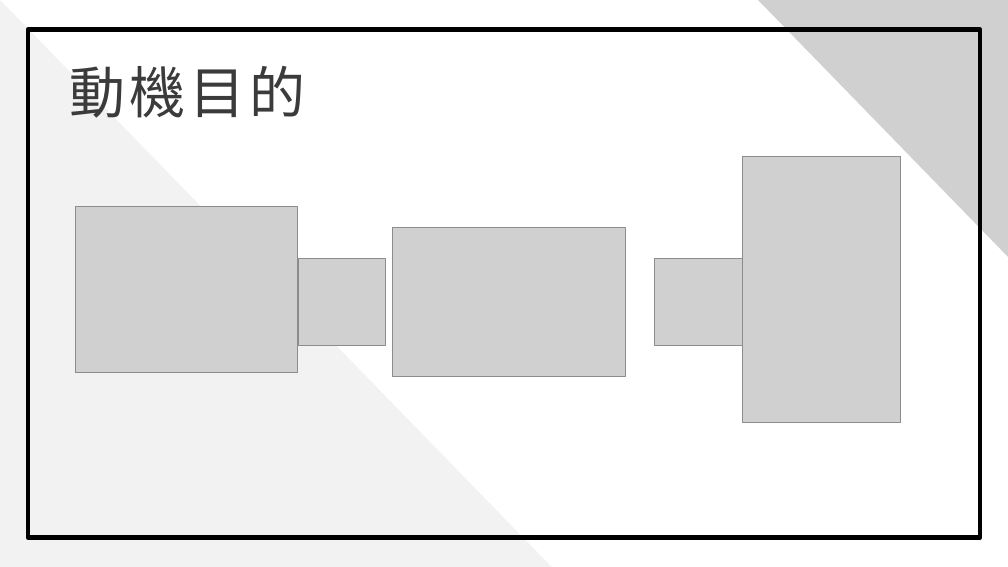
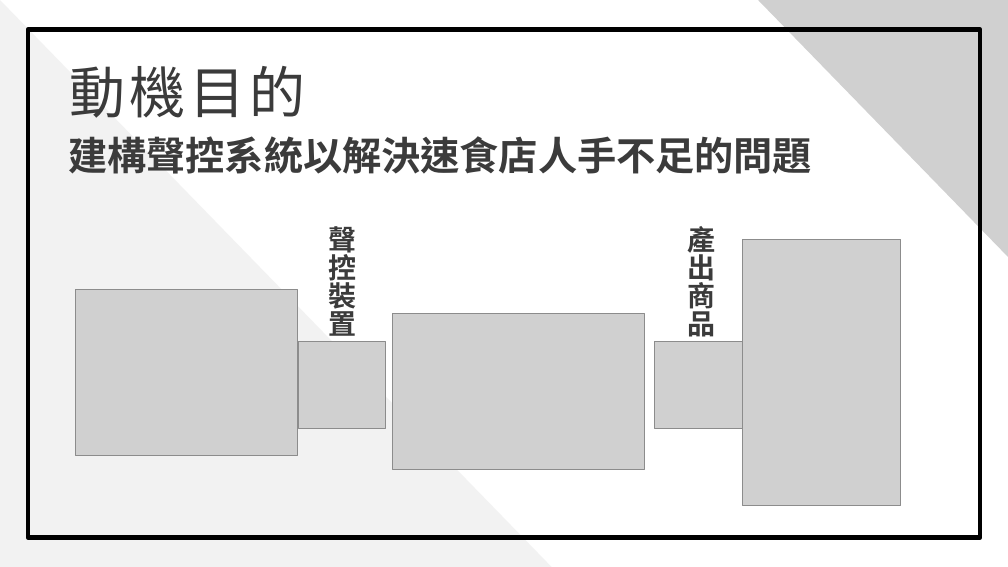
Before and after one commit to 0451030/108_SE_Team8, a slide deck: slide 4 of 軟體工程_期中報告.pptx. Drawn at 1008x567 pixels with LibreOffice and Linux fonts; fonts in the diff are those of the drawing; grey boxes stand for pictures; background and template pictures are left out. Boxes give left, top, right and bottom in pixels: in the first picture for what was removed or moved away, otherwise in the second. Text is boxed around its words. In the diff, an @@ line names an element or a change of style, - is before the commit and + after.

```diff
--- a/軟體工程_期中報告.pptx
+++ b/軟體工程_期中報告.pptx
@@ text added at [68, 136, 812, 174], 28 pt, text #3B3B3B, bold @@
+建構聲控系統以解決速食店人手不足的問題
@@ text added at [329, 222, 357, 342], 20 pt, text #3B3B3B, bold @@
+聲控裝置
@@ picture removed at [393, 228, 626, 376] @@
@@ text added at [687, 226, 715, 342], 20 pt, text #3B3B3B, bold @@
+產出商品
@@ picture: place and size @@
-picture at [76, 207, 297, 373]
+picture at [76, 289, 297, 456]
@@ picture added at [392, 313, 644, 470] @@
@@ 3 pictures: place and size @@
-3 pictures at [298, 156, 900, 422]
+3 pictures at [298, 240, 900, 506]
```
Also in this commit, not shown: 4 other slides changed, 4 slides added, 2 slides removed.
